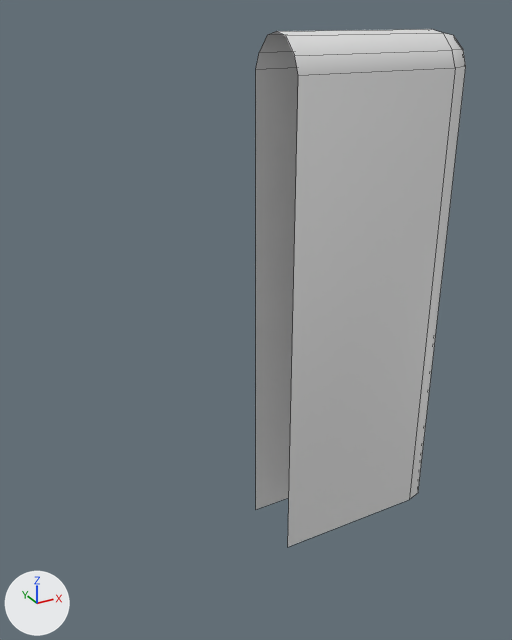
The FBX model Assets/Objects/HedgeModels/HedgeNegxmissing2.fbx as it was, and as the next commit left it.
Rendered twice from a 50 mm lens placed at (-2.1, -2.74, 2.65), pointed at (-0.57, 0.05, 1.26). Lighting does not change. The marker at lower left points along +X, +Y and +Z. Mesh edges are drawn as thin lines.

Before the edit, the objects in view are built like this:
```python
me_cube_003 = bpy.data.meshes.new('Cube.003')
me_cube_003.from_pydata(...)  # 40 vertices, 32 faces; spans x -0.5..0.5, y -0.18..0.18, z 0.0..2.57
ob_hedge2negxmissing = bpy.data.objects.new('Hedge2NegXMissing', me_cube_003)
ob_hedge2negxmissing.location = (0.0, 0.0, 0.0)
```
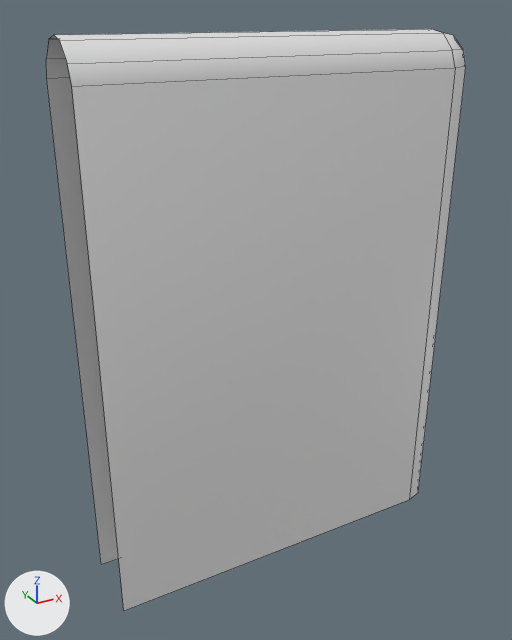
The newer file is also turned or shifted as a whole; pictures and numbers use the older file's frame.

The change, as a list of edits to the scene's bpy script:
```text
Change me_cube_003:
    where me_cube_003.from_pydata(...)  # 40 vertices, 32 faces; spans x -0.5..0.5, y -0.18..0.18, z 0.0..2.57
    used by ob_hedge2negxmissing; location = (0.0, 0.0, 0.0)
    me_cube_003 part 1: all 9 vertices in x -0.5, y -0.18..0.18, z 0.0..2.57 are moved by (-0.92, 0.0, 0.0)
```

What differs and where, as boxes [x1, y1, x2, y2] in the pictures (512 x 640 px; the box of a moved part takes in the faces that stretch with it):
'Hedge2NegXMissing', reshaped (100% wider, 12% taller): before [256, 29, 466, 547]; after [46, 29, 466, 611]
part 1 of me_cube_003, moved or reshaped: before [256, 30, 399, 547]; after [46, 30, 399, 611]
